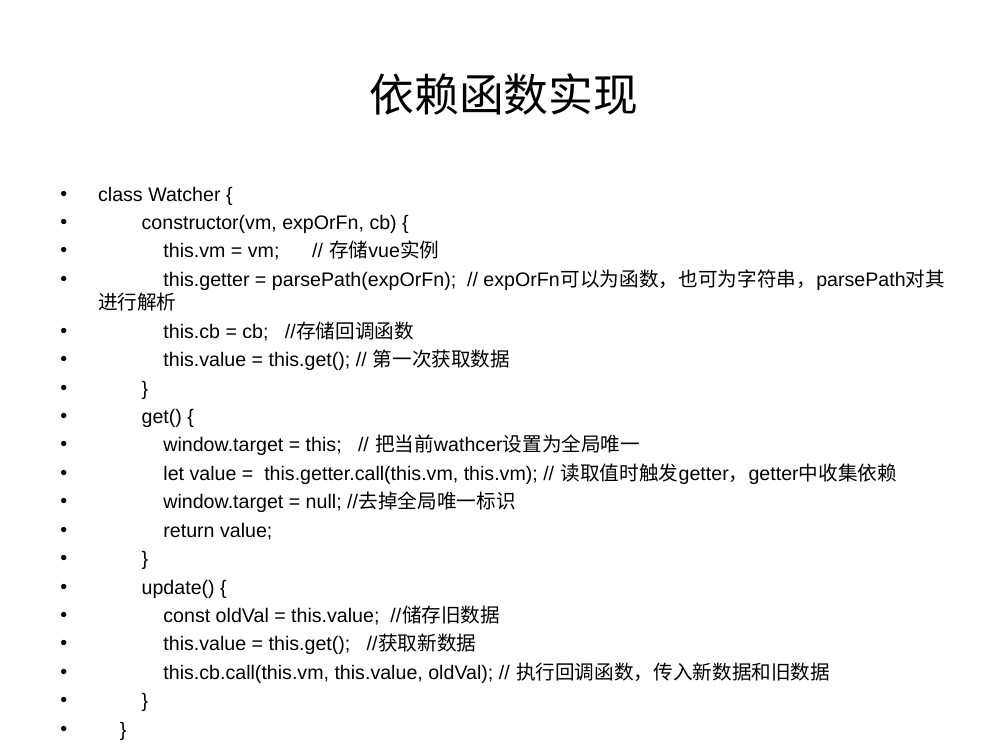
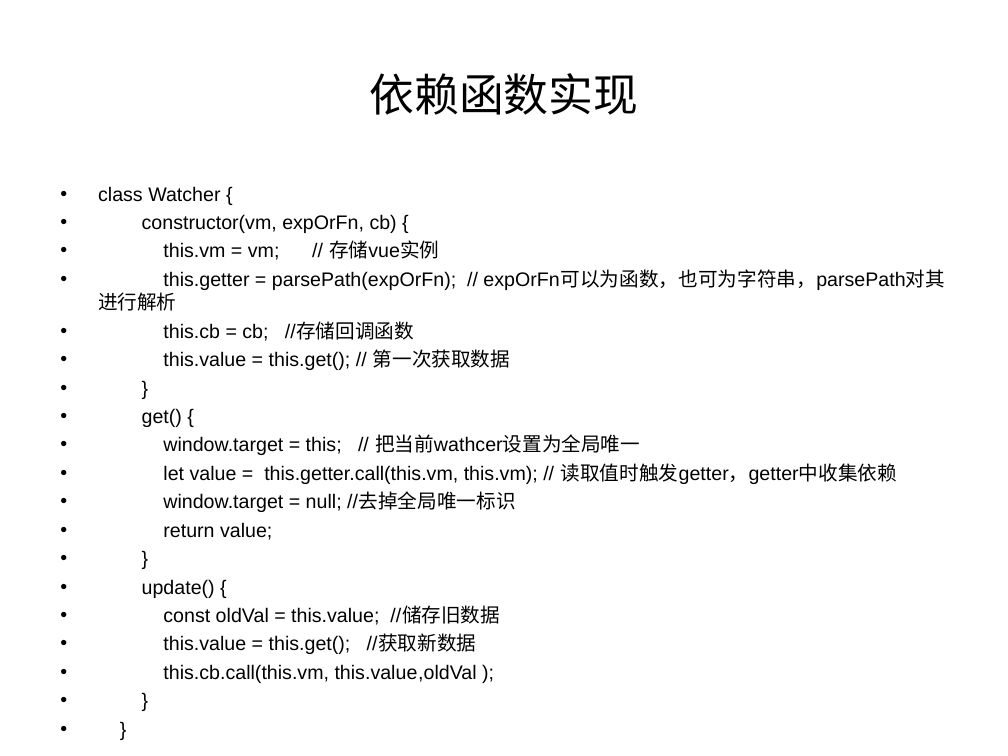
Before and after one commit to liyanjunCode/miniPrograme, a slide deck: slide 10 of vue.ppt (slide 13 before the commit). Drawn at 1008x756 pixels with LibreOffice and Linux fonts; fonts in the diff are those of the drawing. Boxes give left, top, right and bottom in pixels: in the first picture for what was removed or moved away, otherwise in the second. Text is boxed around its words. In the diff, an @@ line names an element or a change of style, - is before the commit and + after.

```diff
--- a/vue.ppt
+++ b/vue.ppt
@@ text at (x1=163, y1=664, x2=477, y2=683): text changed @@
-• this.cb.call(this.vm, this.value, oldVal); // 执行回调函数，传入新数据和旧数据
+• this.cb.call(this.vm, this.value,oldVal );
```
Also in this commit, not shown: 7 other slides changed, 10 slides added, 4 slides removed, 1 other file.
